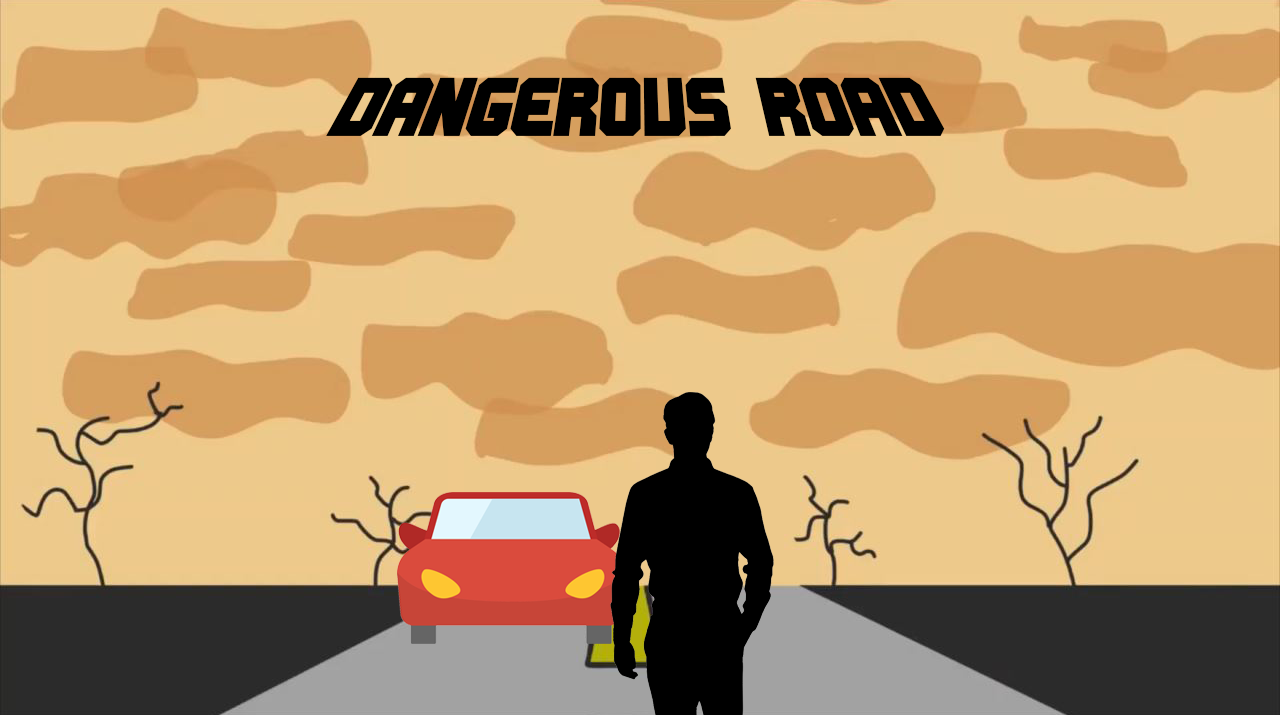
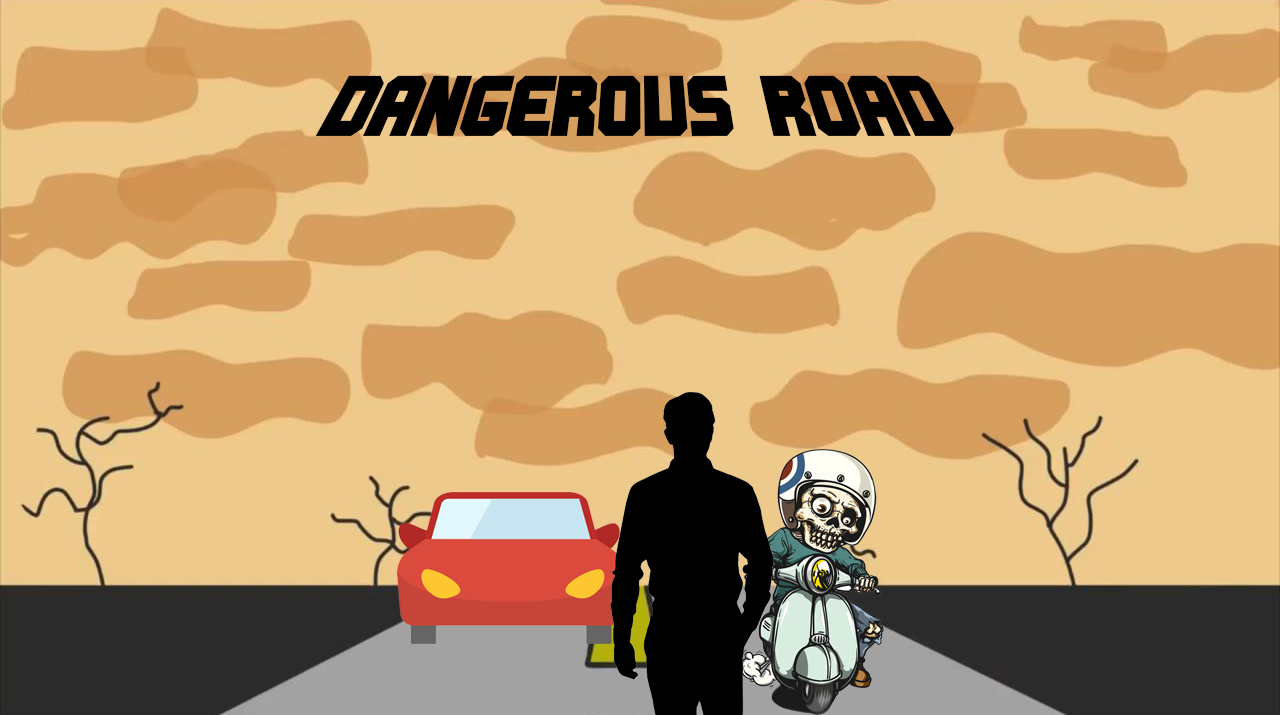
The second 1280x715 image is a revision of the first. Changes to its layers:
painted on "DANGEROUS ROAD" over [315, 75, 954, 136]
added layer "moto movimiento" above "moto estatica" over [742, 449, 884, 715]
